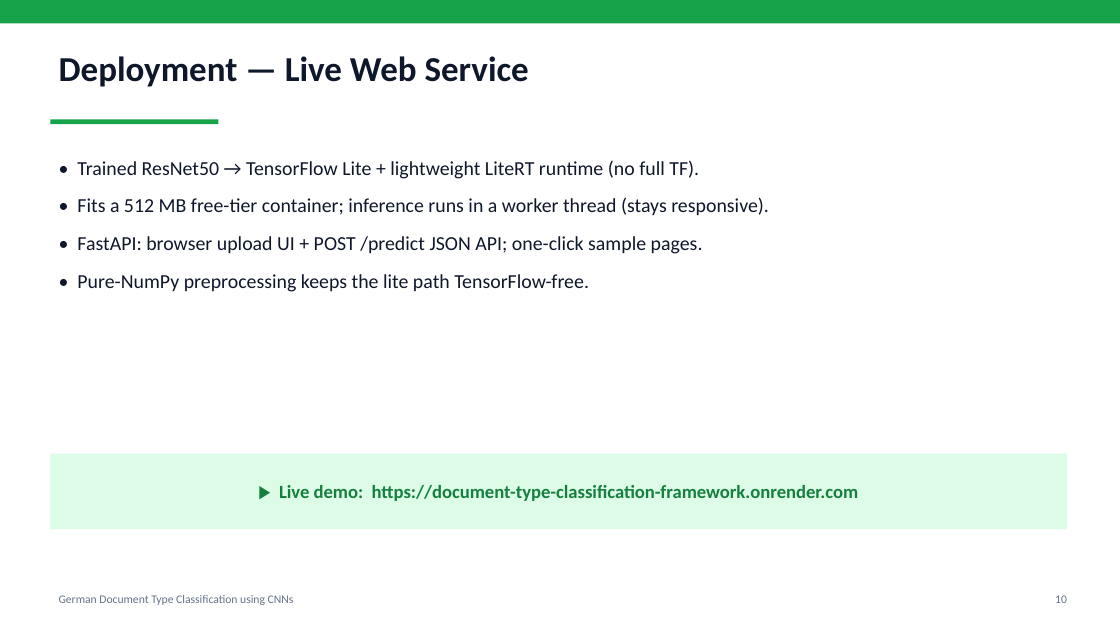
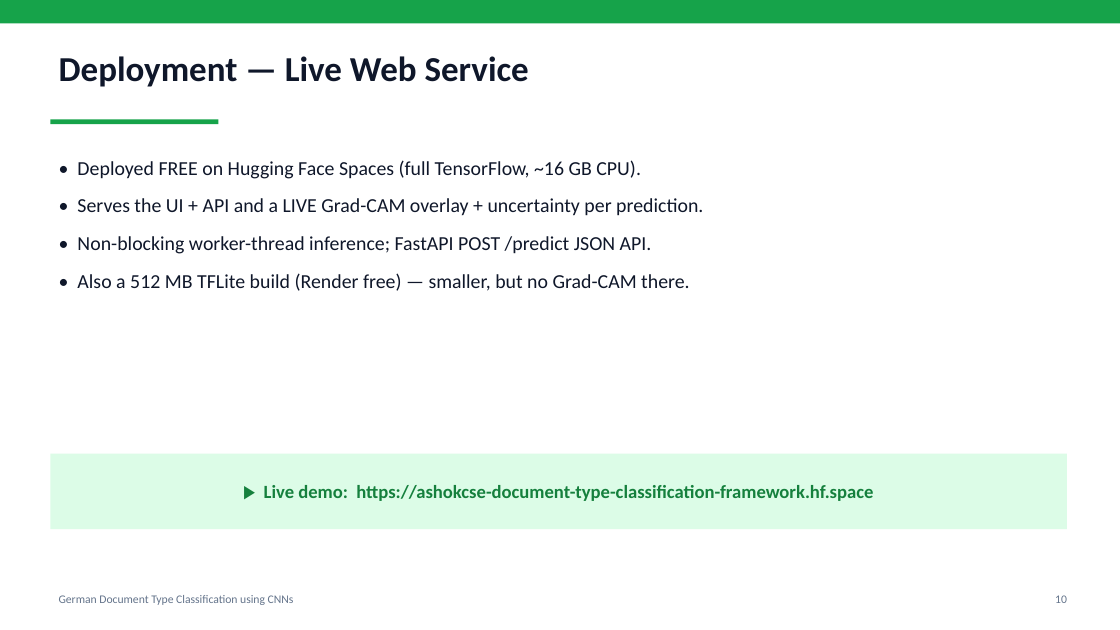
Before and after one commit to ashok-cse/Document-Type-Classification-Framework, a slide deck: slide 10 of docs/submission/Presentations/DTCF_Presentation.pptx. Drawn at 1120x630 pixels with LibreOffice and Linux fonts; fonts in the diff are those of the drawing. Boxes give left, top, right and bottom in pixels: in the first picture for what was removed or moved away, otherwise in the second. Text is boxed around its words. In the diff, an @@ line names an element or a change of style, - is before the commit and + after.

```diff
--- a/docs/submission/Presentations/DTCF_Presentation.pptx
+++ b/docs/submission/Presentations/DTCF_Presentation.pptx
@@ text at [77,160,703,291]: text changed @@
-• Trained ResNet50 → TensorFlow Lite + lightweight LiteRT runtime (no full TF).
-• Fits a 512 MB free-tier container; inference runs in a worker thread (stays responsive).
-• FastAPI: browser upload UI + POST /predict JSON API; one-click sample pages.
-• Pure-NumPy preprocessing keeps the lite path TensorFlow-free.
+• Deployed FREE on Hugging Face Spaces (full TensorFlow, ~16 GB CPU).
+• Serves the UI + API and a LIVE Grad-CAM overlay + uncertainty per prediction.
+• Non-blocking worker-thread inference; FastAPI POST /predict JSON API.
+• Also a 512 MB TFLite build (Render free) — smaller, but no Grad-CAM there.
@@ text at [264,485,873,501]: text changed @@
-▶ Live demo: https://document-type-classification-framework.onrender.com
+▶ Live demo: https://ashokcse-document-type-classification-framework.hf.space
```
Also in this commit, not shown: 2 other slides changed, 7 other files.
